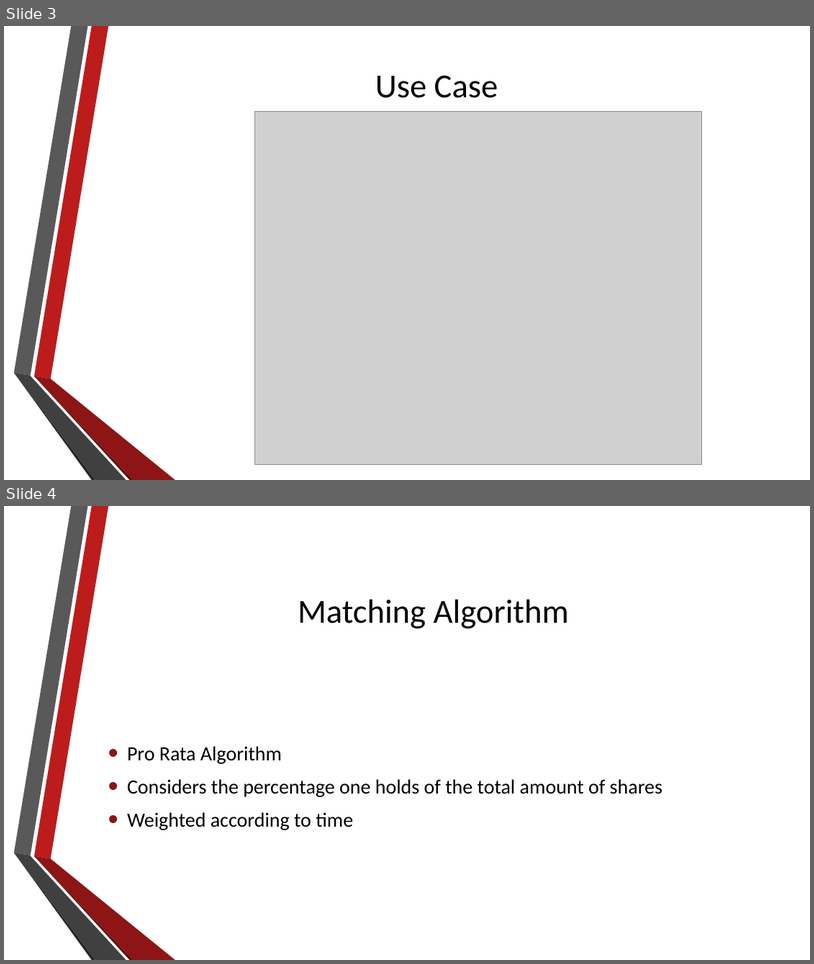
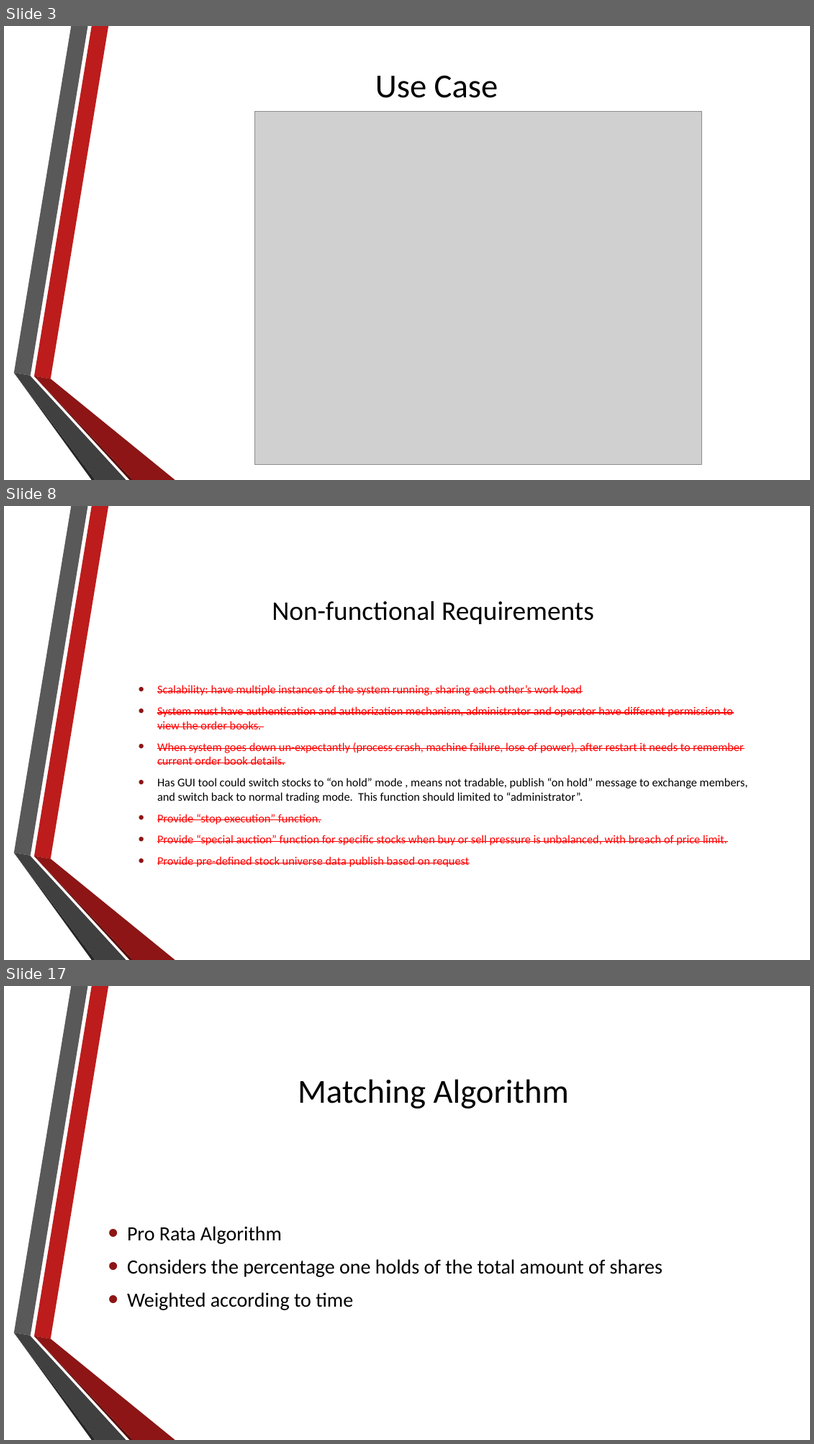
Before and after one commit to agoscinski/FinanceServiceComputing, a slide deck: presentations/ExchangeSimulator2.pptx. Shown one above the other, each under a label of ours: slides 3 and 4 before the commit, slides 3, 8 and 17 after it; the slides between them are not shown. The pictures are 814x964 and 814x1444 pixels, drawn with LibreOffice and Linux fonts; fonts in the diff are those of the drawing; grey boxes stand for pictures; background and template pictures are left out. Boxes give left, top, right and bottom in pixels: in the first picture for what was removed or moved away, otherwise in the second. Text is boxed around its words. In the diff, an @@ line names an element or a change of style, - is before the commit and + after.

Commit message:
presentation

```diff
--- a/presentations/ExchangeSimulator2.pptx
+++ b/presentations/ExchangeSimulator2.pptx
@@ slide 8 added at (4,506,810,960), background picture (left out); not listed: 6 template elements that a slide beside it also shows @@
@@ title added at (272,601,594,624), 32 pt, text #000000 @@
+Non-functional Requirements
@@ text added at (157,685,748,867), 14 pt, text #FF0000, strikethrough @@
+  • Scalability: have multiple instances of the system running, sharing each other’s work load
+  • System must have authentication and authorization mechanism, administrator and operator have different permission to view the order books.
+  • When system goes down un-expectantly (process crash, machine failure, lose of power), after restart it needs to remember current order book details.
+  • Has GUI tool could switch stocks to “on hold” mode , means not tradable, publish “on hold” message to exchange members, and switch back to normal trading mode. This function should limited to “administrator”.
+  • Provide “stop execution” function.
+  • Provide “special auction” function for specific stocks when buy or sell pressure is unbalanced, with breach of price limit.
+  • Provide pre-defined stock universe data publish based on request
@@ what was slide 4 is now slide 17 @@
```
Also in this commit, not shown: 13 other slides added.
